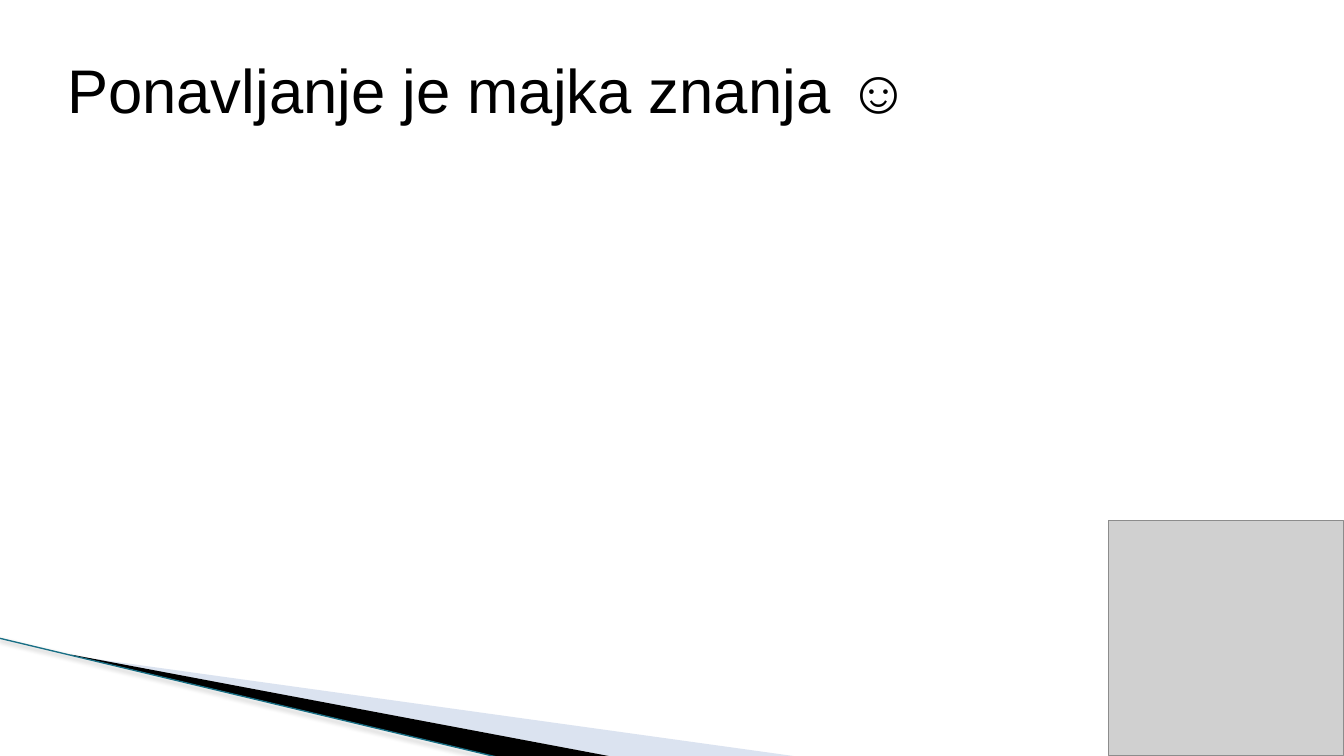
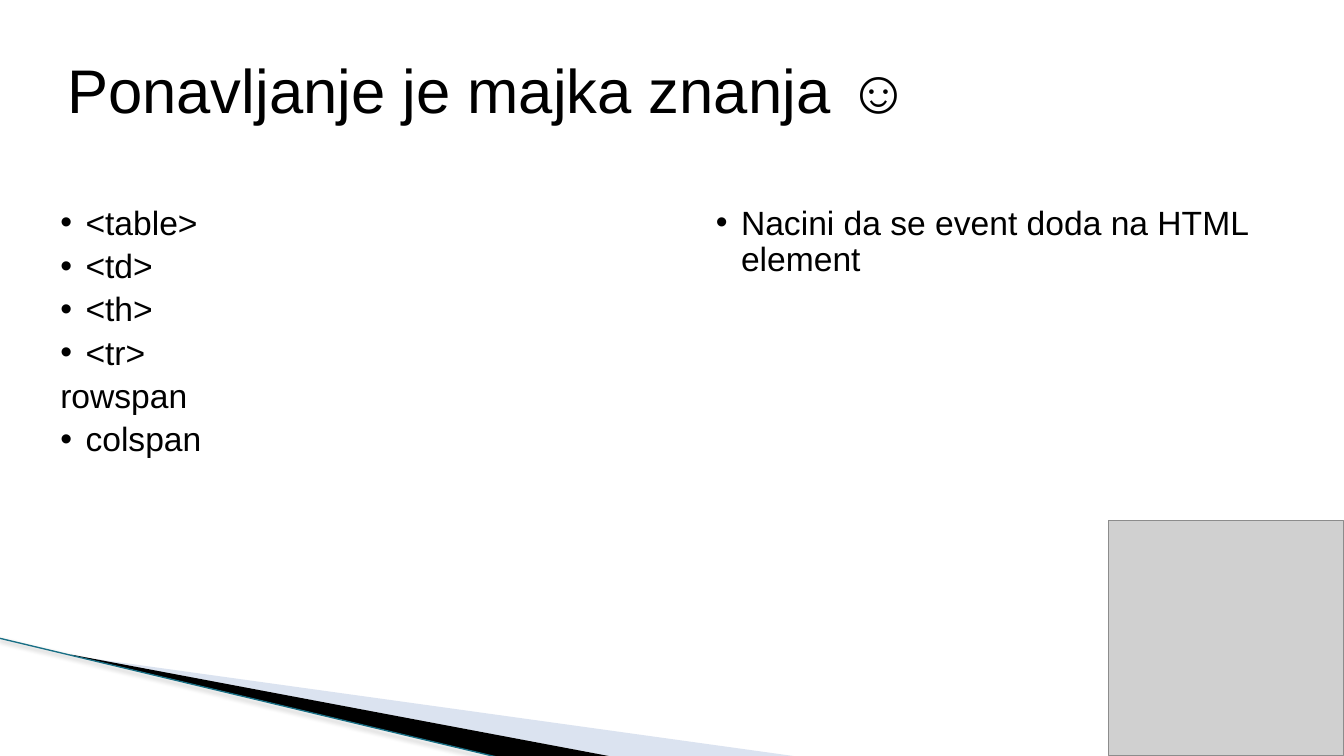
Before and after one commit to todalexcode/kurs-front-end, a slide deck: slide 3 of sesija-18/PPT/Front-End Developer-18.pptx. Drawn at 1344x756 pixels with LibreOffice and Linux fonts; fonts in the diff are those of the drawing; grey boxes stand for pictures; background and template pictures are left out. Boxes give left, top, right and bottom in pixels: in the first picture for what was removed or moved away, otherwise in the second. Text is boxed around its words. In the diff, an @@ line names an element or a change of style, - is before the commit and + after.

```diff
--- a/sesija-18/PPT/Front-End Developer-18.pptx
+++ b/sesija-18/PPT/Front-End Developer-18.pptx
@@ text added at (60, 210, 202, 458), 24 pt, text #000000 @@
+  • <table>
+  • <td>
+  • <th>
+  • <tr>
+  rowspan
+  • colspan
@@ text added at (741, 210, 1248, 272), 24 pt, text #000000 @@
+  • Nacini da se event doda na HTML element
```
Also in this commit, not shown: 2 other slides changed, 1 slide added, 8 other files.
